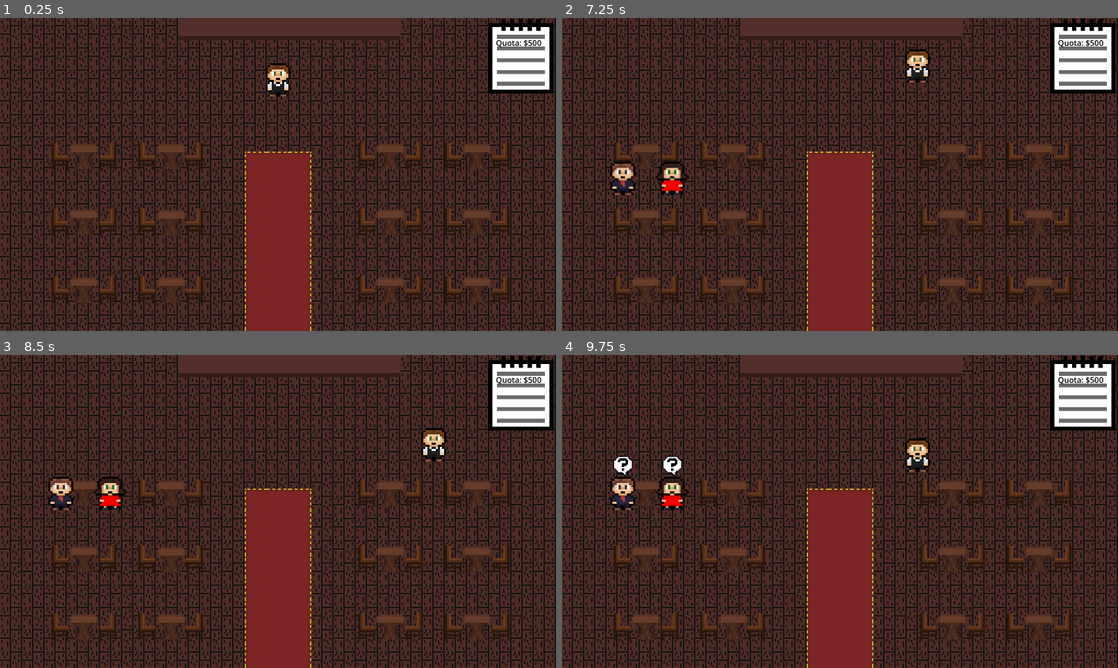
Above: before the commit, frames 1-4 (two rows, left to right).
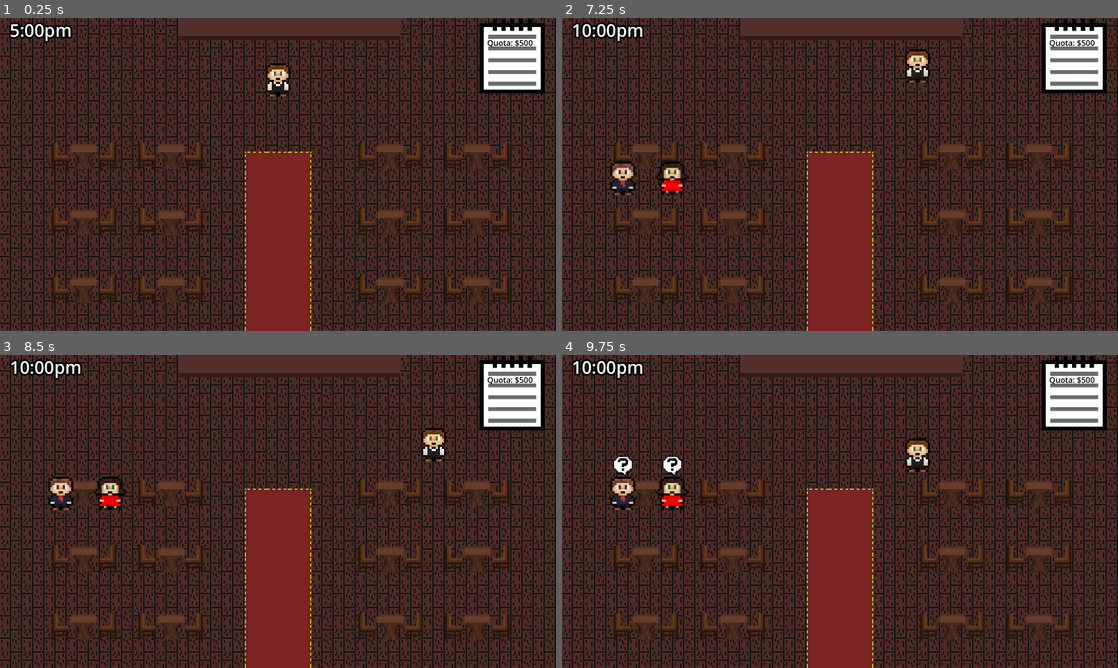
Above: after the commit, the same moments.

Repository: samw-26/Romantic-Evening
Game: Godot game, scene res://Assets/Scenes/restaurant.tscn
Two runs of this game, one before a commit and one after it. Both use one fixed random seed, a clock stepped at 60 frames per second and the inputs below.
Inputs:
- Up to frame 1 (0.25 s): no input
- Up to frame 2 (7.25 s): tap Enter at 0.5 s; hold D (right) 0.53-1.28 s; hold S (down) 1.28-2.03 s; hold D (right) 2.03-2.78 s; hold W (up) 2.78-3.53 s; hold A (left) 3.53-5.03 s; hold S (down) 5.03-5.78 s; hold D (right) 5.78-6.53 s; hold W (up) from 6.53 s (still down)
- Up to frame 3 (8.5 s): release W (up) at 7.28 s; hold D (right) 7.28-8.03 s; hold S (down) from 8.03 s (still down)
- Up to frame 4 (9.75 s): release S (down) at 8.78 s; hold A (left) 8.78-9.53 s; hold W (up) from 9.53 s (still down)

The runs differ from the first frame. In frame 1, 1.6% of the frame differs, in the area x 1-100%, y 0-25%; in frame 2, 1.6%; in frame 3, 1.6%; in frame 4, 1.6%.

Commit message:
Added clock, ending at 10pm

Diff:
--- a/Assets/Scenes/couple.gd
+++ b/Assets/Scenes/couple.gd
@@ -43,14 +43,13 @@
 var give_tip: bool = false
 
 #Moods
-var moods: Array = ["Hungry", "Awkward", "Unromantic"]
+var moods: Array = ["Hungry", "Unromantic", "Bored", "Grumpy", "Awkward"]
 
 func _ready() -> void:
 	#Choose orders and set meal duration
 	man_order = order_options.pick_random()
 	woman_order = order_options.pick_random()
 	meal_timer = %MealTimer as Timer
-	#meal_timer.set_wait_time(randi_range(30,90))
 	#Nodes
 	man_bubble = get_node("%ManOrder")
 	man_question = %ManOrder/Question
--- a/Assets/Scenes/couple.tscn
+++ b/Assets/Scenes/couple.tscn
@@ -120,7 +120,7 @@
 
 [node name="StatusTimer" type="Timer" parent="."]
 unique_name_in_owner = true
-wait_time = 20.0
+wait_time = 30.0
 one_shot = true
 
 [node name="FlickerTimerMan" type="Timer" parent="StatusTimer"]
@@ -133,12 +133,12 @@
 
 [node name="ExitTimer" type="Timer" parent="."]
 unique_name_in_owner = true
-wait_time = 20.0
+wait_time = 30.0
 one_shot = true
 
 [node name="MealTimer" type="Timer" parent="."]
 unique_name_in_owner = true
-wait_time = 5.0
+wait_time = 60.0
 one_shot = true
 
 [connection signal="body_entered" from="Area2D" to="." method="_on_area_2d_body_entered"]
--- a/Assets/Scenes/global.gd
+++ b/Assets/Scenes/global.gd
@@ -15,13 +15,29 @@
 
 #Waiter
 var waiter: Waiter
+
+#UI
 var tip: int = 0
 var tip_label: Label
 var quota_label: Label
+var time_left: float
+var clock_label: Label
+var clock_timer: Timer
+var closing: bool = false
 
 #Game loop
 func _process(_delta: float) -> void:
+	#When nodes are ready
 	if game_started:
+		#Clock
+		if clock_timer.is_stopped() and !closing:
+			clock_timer.start()
+		var hour: String = str(int((300+300-clock_timer.time_left)/60))
+		var minutes: String = str(int((300+300-clock_timer.time_left))%60)
+		if int(minutes) < 10:
+			minutes = str(0) + minutes
+		clock_label.text = hour+":"+minutes+"pm"
+		#Cooking
 		if !order_queue.is_empty():
 			cook(order_queue.pop_front())
 
--- a/Assets/Scenes/restaurant.gd
+++ b/Assets/Scenes/restaurant.gd
@@ -13,6 +13,8 @@
 	Global.waiter = %Waiter
 	Global.tip_label = %Tips
 	Global.quota_label = %Quota
+	Global.clock_label = %ClockLabel
+	Global.clock_timer = %Clock
 	Global.game_started = true
 
 func _on_spawn_timer_timeout() -> void:
@@ -24,3 +26,8 @@
 	couple.global_position = $SpawnPoint.global_position
 	$Couples.add_child(couple)
 	Global.couple_count += 1
+
+#End day
+func _on_clock_timeout() -> void:
+	Global.closing = true
+	print("Closing time")
--- a/Assets/Scenes/restaurant.tscn
+++ b/Assets/Scenes/restaurant.tscn
@@ -113,8 +113,8 @@
 anchor_top = 0.01
 anchor_right = 1.0
 anchor_bottom = 0.011
-offset_left = 26.2
-offset_right = 5.3999
+offset_left = 1.19983
+offset_right = -19.6002
 grow_horizontal = 0
 scale = Vector2(0.75, 0.75)
 metadata/_edit_group_ = true
@@ -154,6 +154,17 @@
 theme_override_font_sizes/font_size = 30
 text = "Quota: $500"
 
+[node name="ClockLabel" type="Label" parent="UI/CanvasLayer"]
+unique_name_in_owner = true
+texture_filter = 2
+offset_left = 28.0
+offset_right = 208.58
+offset_bottom = 69.0
+theme_override_colors/font_outline_color = Color(0, 0, 0, 1)
+theme_override_constants/outline_size = 20
+theme_override_font_sizes/font_size = 50
+text = "5:00pm"
+
 [node name="TileMap" type="TileMap" parent="."]
 scale = Vector2(4, 4)
 tile_set = SubResource("TileSet_njkhi")
@@ -350,4 +361,10 @@
 [node name="SpawnTimer" type="Timer" parent="."]
 wait_time = 15.0
 
+[node name="Clock" type="Timer" parent="."]
+unique_name_in_owner = true
+wait_time = 5.0
+one_shot = true
+
 [connection signal="timeout" from="SpawnTimer" to="." method="_on_spawn_timer_timeout"]
+[connection signal="timeout" from="Clock" to="." method="_on_clock_timeout"]
